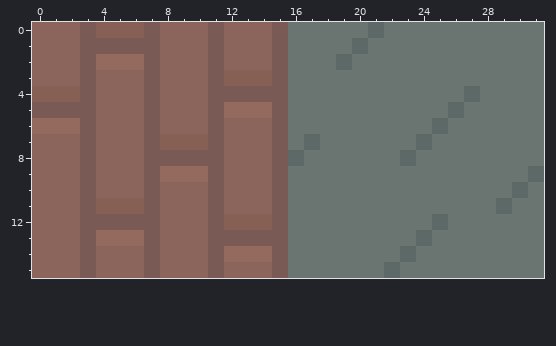
Pixel-art file: Assets/_MagicGame/Content/Visuals/Aseprite/Enviornment/Tiles/Floor/floor_tiles.aseprite. That is the earlier state.
32x16 pixels, 1 frame. Colours within 5 levels of each other are drawn and written as one.
The same view after the edit:
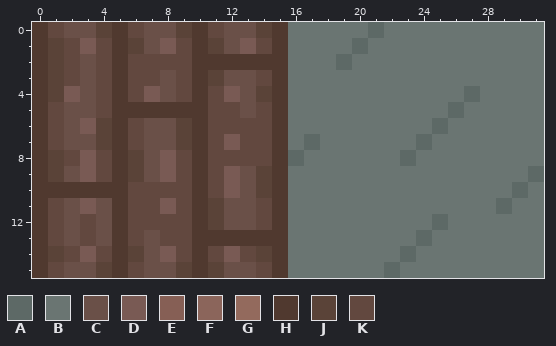
Palette (. is transparent): A #5d6966  B #6a7572  C #6a5048  D #795a54  E #865f55  F #8b655b  G #936a5d  H #50392f  J #5a4338  K #62483f
The exact change:
@@ x 0..17 @@
- 0 FFFDEEEDFFFDFFFDBB
- 1 FFFDDDDDFFFDFFFDBB
- 2 FFFDGGGDFFFDFFFDBB
- 3 FFFDFFFDFFFDEEEDBB
- 4 EEEDFFFDFFFDDDDDBB
- 5 DDDDFFFDFFFDGGGDBB
- 6 GGGDFFFDFFFDFFFDBB
- 7 FFFDFFFDEEEDFFFDBA
- 8 FFFDFFFDDDDDFFFDAB
- 9 FFFDFFFDGGGDFFFDBB
-10 FFFDFFFDFFFDFFFDBB
-11 FFFDEEEDFFFDFFFDBB
-12 FFFDDDDDFFFDEEEDBB
-13 FFFDGGGDFFFDDDDDBB
-14 FFFDFFFDFFFDGGGDBB
-15 FFFDFFFDFFFDFFFDBB
+ 0 HKCCJHKCCJHKCCJHBB
+ 1 HJKDKHJCDKHJCDKHBB
+ 2 HJKCKHKKKKHHHHHHBB
+ 3 HJKCKHKKCKHJCCKHBB
+ 4 HJDCKHKDCKHKDCJHBB
+ 5 HKCCKHHHHHHKKCKHBB
+ 6 HKCDJHKCCJHKKKKHBB
+ 7 HKCCJHKCCJHKDKKHBA
+ 8 HJKDKHJCDKHKKKKHAB
+ 9 HJCDKHJCDKHKDCJHBB
+10 HHHHHHKKKKHKDCJHBB
+11 HKCDCHKKDKHJCCKHBB
+12 HKCKCHKKKKHJCCKHBB
+13 HKCKCHKCKKHHHHHHBB
+14 HJKDKHJCDKHKDKJHBB
+15 HKCCJHKCCJHJCCKHBB
